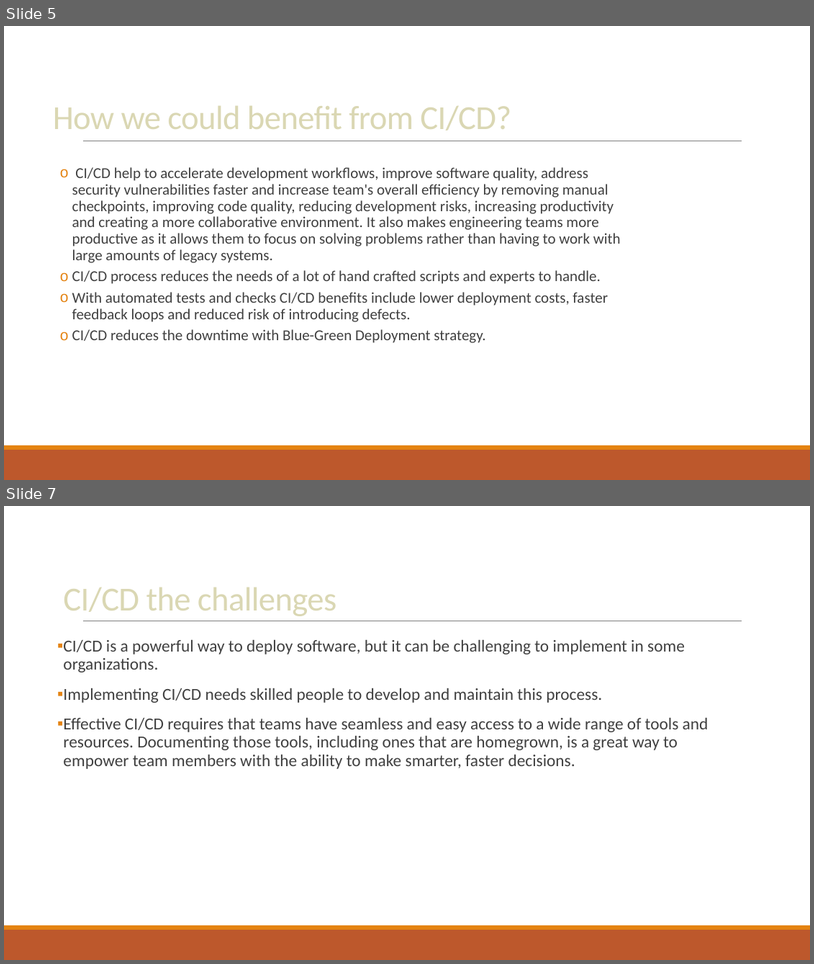
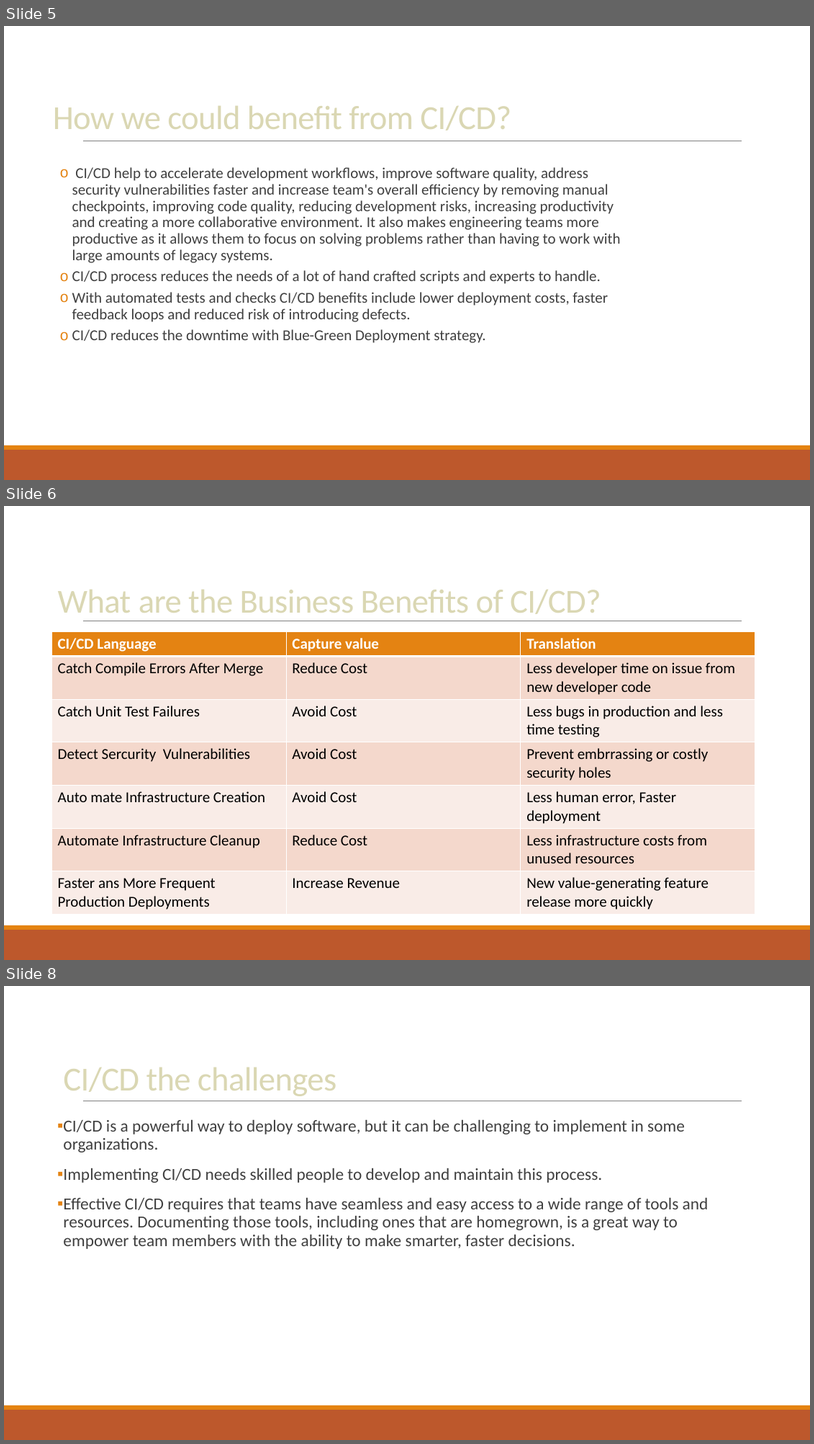
Before and after one commit to nguyentieuat/cdond-c3-projectstarter, a slide deck: instructions/my_screen_shot/presentation.pptx. Shown one above the other, each under a label of ours: slides 5 and 7 before the commit, slides 5, 6 and 8 after it; the slides between them are not shown. The pictures are 814x964 and 814x1444 pixels, drawn with LibreOffice and Linux fonts; fonts in the diff are those of the drawing. Boxes give left, top, right and bottom in pixels: in the first picture for what was removed or moved away, otherwise in the second. Text is boxed around its words. In the diff, an @@ line names an element or a change of style, - is before the commit and + after.

```diff
--- a/instructions/my_screen_shot/presentation.pptx
+++ b/instructions/my_screen_shot/presentation.pptx
@@ slide 6 added at (4,506,810,960), background #FFFFFF; not listed: 3 template elements that a slide beside it also shows @@
@@ title added at (58,590,602,621), 40 pt, text #DAD7B3 @@
+What are the Business Benefits of CI/CD?
@@ table added at (52,631,756,912), 7 rows, 3 columns @@
+CI/CD Language | Capture value | Translation
+Catch Compile Errors After Merge | Reduce Cost | Less developer time on issue from new developer code
+Catch Unit Test Failures | Avoid Cost | Less bugs in production and less time testing
+Detect Sercurity Vulnerabilities | Avoid Cost | Prevent embrrassing or costly security holes
+Auto mate Infrastructure Creation | Avoid Cost | Less human error, Faster deployment
+Automate Infrastructure Cleanup | Reduce Cost | Less infrastructure costs from unused resources
+Faster ans More Frequent Production Deployments | Increase Revenue | New value-generating feature release more quickly
@@ what was slide 7 is now slide 8 @@
```
Also in this commit, not shown: 1 other slide added, 1 slide removed, 7 other files.
